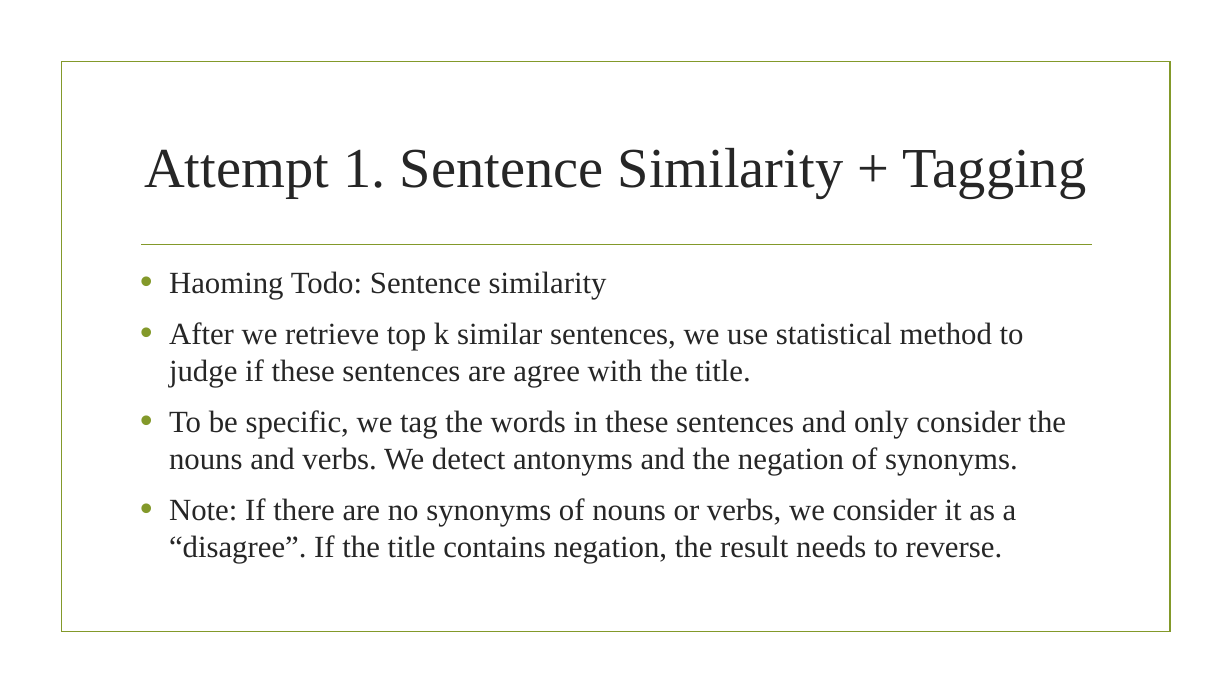
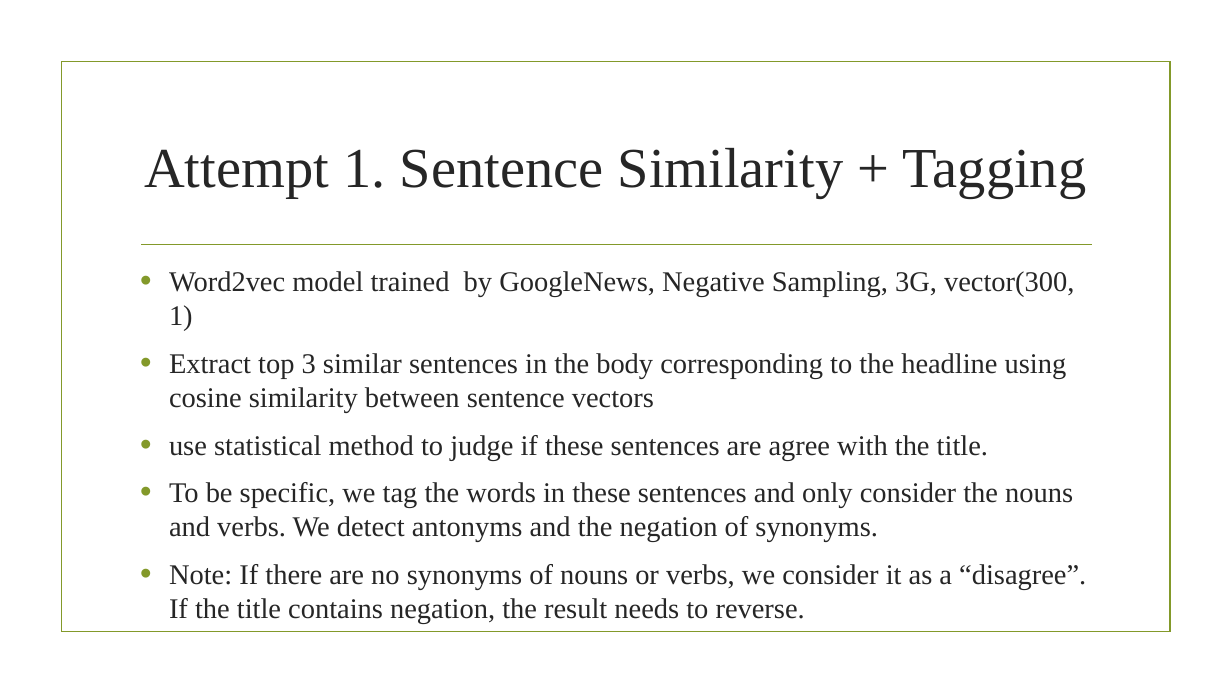
Before and after one commit to haomingchan0811/Fake-News-Challenge, a slide deck: slide 4 of Weekly Report (Feb. 28).pptx (slide 2 before the commit). Drawn at 1232x693 pixels with LibreOffice and Linux fonts; fonts in the diff are those of the drawing; background and template pictures are left out. Boxes give left, top, right and bottom in pixels: in the first picture for what was removed or moved away, otherwise in the second. Text is boxed around its words. In the diff, an @@ line names an element or a change of style, - is before the commit and + after.

```diff
--- a/Weekly Report (Feb. 28).pptx
+++ b/Weekly Report (Feb. 28).pptx
@@ text at box(169, 271, 1074, 461): text changed; size 24 to 22.2 pt @@
-• Haoming Todo: Sentence similarity
-• After we retrieve top k similar sentences, we use statistical method to judge if these sentences are agree with the title.
+• Word2vec model trained by GoogleNews, Negative Sampling, 3G, vector(300, 1)
+• Extract top 3 similar sentences in the body corresponding to the headline using cosine similarity between sentence vectors
+• use statistical method to judge if these sentences are agree with the title.
@@ text at box(169, 482, 1086, 624): size 24 to 22.2 pt in "To be specific, we tag the words ...", "Note: If there are no synonyms of ..." @@
```
Also in this commit, not shown: 2 slides added.
